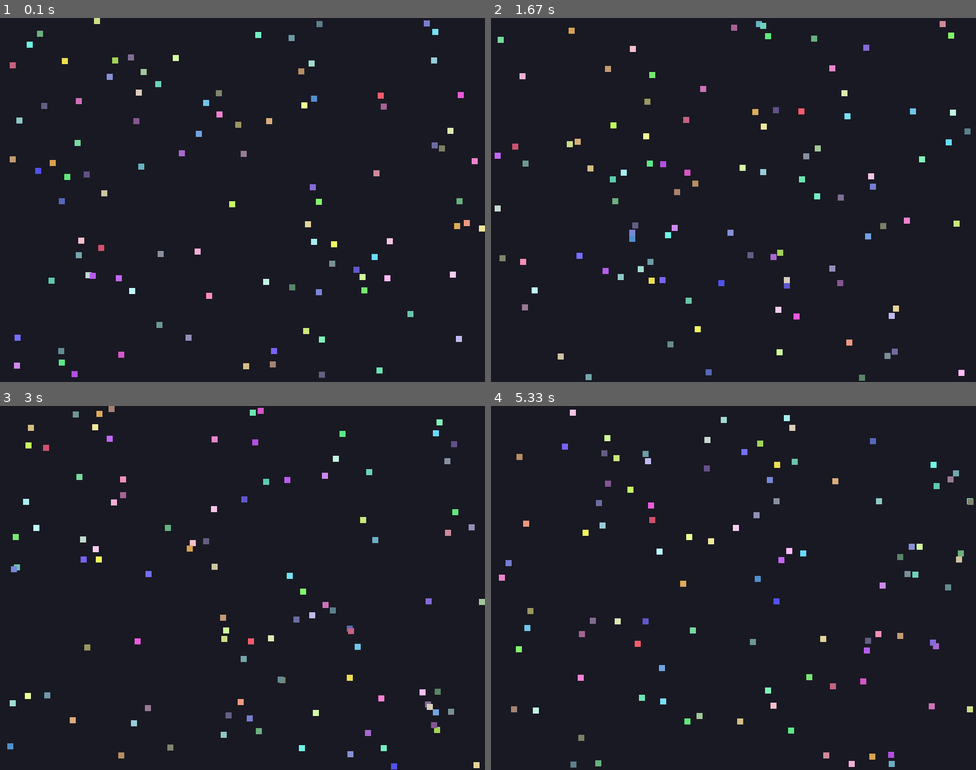
Above: before the commit, frames 1-4 (two rows, left to right).
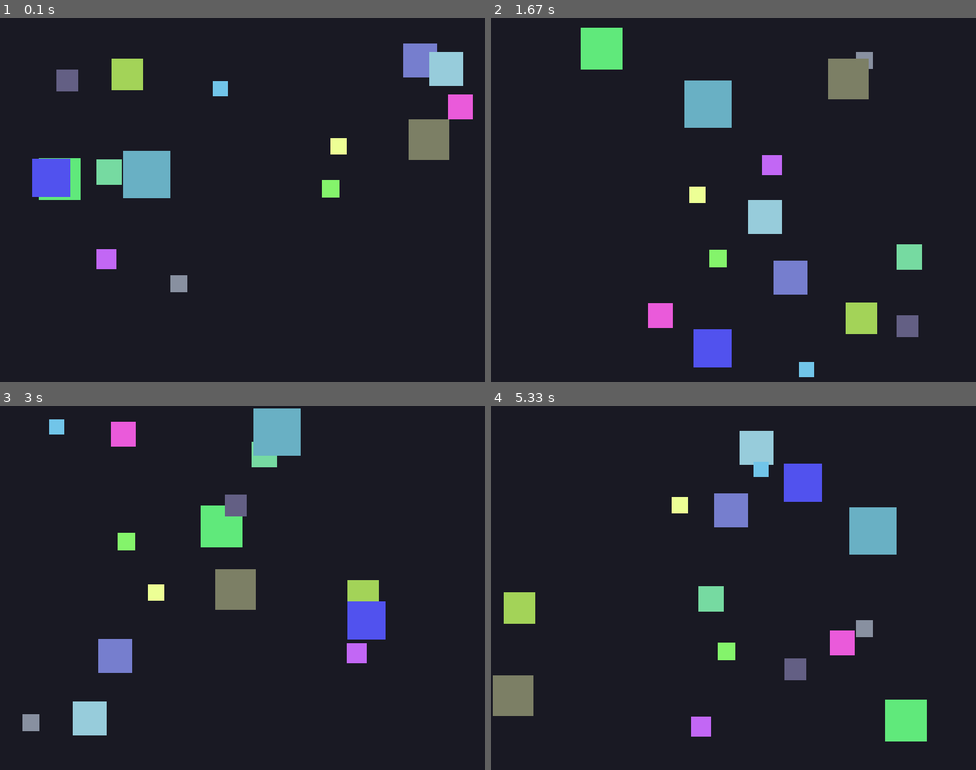
Above: after the commit, the same moments.

Repository: AbdullahSalman1/lab8-pygame
Game: pygame game, started from main_dict.py
Two runs of this game, one before a commit and one after it. Both use one fixed random seed, a clock stepped at 60 frames per second and the inputs below.
Inputs:
- Up to frame 1 (0.1 s): no input
- Up to frame 2 (1.67 s): no input
- Up to frame 3 (3 s): no input
- Up to frame 4 (5.33 s): no input

The runs differ from the first frame. In frame 1, 8.7% of the frame differs, in the area x 2-100%, y 0-99%; in frame 2, 9.6%; in frame 3, 9.1%; in frame 4, 9.7%, in the area x 0-100%, y 1-100%.

Commit message:
Implement different box sizes and speeds based on their size. Smaller boxes should move faster than larger ones. This will add more variety and challenge to the game, as players will need to react quickly to smaller, faster boxes while also managing larger, slower ones.

Diff:
--- a/main.py
+++ /dev/null
@@ -1,150 +0,0 @@
-"""Simple Pygame demo: 10 squares move randomly on a canvas.
-
-This file intentionally uses a "stubs + TODO" style so it is easy to extend.
-"""
-
-from __future__ import annotations
-
-import random
-from dataclasses import dataclass
-
-import pygame
-
-
-# Window and simulation constants
-WIDTH = 800
-HEIGHT = 600
-FPS = 60
-SQUARE_COUNT = 10
-SQUARE_SIZE = 25
-MAX_SPEED = 4
-BACKGROUND_COLOR = (25, 25, 35)
-
-
-@dataclass
-class Square:
-	"""Represents a moving square on the canvas."""
-
-	x: float
-	y: float
-	vx: float
-	vy: float
-	size: int
-	color: tuple[int, int, int]
-
-
-def random_color() -> tuple[int, int, int]:
-	"""Return a random RGB color.
-
-	TODO: Add a palette system (e.g., pastel-only or high-contrast colors).
-	"""
-	return (
-		random.randint(80, 255),
-		random.randint(80, 255),
-		random.randint(80, 255),
-	)
-
-
-def create_square() -> Square:
-	"""Create one square with random position and velocity.
-
-	TODO: Avoid initial overlap between squares.
-	"""
-	size = SQUARE_SIZE
-	x = random.uniform(0, WIDTH - size)
-	y = random.uniform(0, HEIGHT - size)
-
-	# Ensure non-zero velocity to avoid static squares.
-	vx = random.choice([-1, 1]) * random.uniform(1, MAX_SPEED)
-	vy = random.choice([-1, 1]) * random.uniform(1, MAX_SPEED)
-
-	return Square(x=x, y=y, vx=vx, vy=vy, size=size, color=random_color())
-
-
-def create_squares(count: int) -> list[Square]:
-	"""Create a list of moving squares.
-
-	TODO: Accept parameters for count/size/speed from user input.
-	"""
-	return [create_square() for _ in range(count)]
-
-
-def update_square(square: Square) -> None:
-	"""Update position and bounce on window edges.
-
-	TODO: Add acceleration, friction, or randomized direction changes over time.
-	"""
-	square.x += square.vx
-	square.y += square.vy
-
-	# Horizontal bounce
-	if square.x <= 0:
-		square.x = 0
-		square.vx *= -1
-	elif square.x + square.size >= WIDTH:
-		square.x = WIDTH - square.size
-		square.vx *= -1
-
-	# Vertical bounce
-	if square.y <= 0:
-		square.y = 0
-		square.vy *= -1
-	elif square.y + square.size >= HEIGHT:
-		square.y = HEIGHT - square.size
-		square.vy *= -1
-
-
-def draw_square(screen: pygame.Surface, square: Square) -> None:
-	"""Draw a square to the screen.
-
-	TODO: Add optional border/shadow to improve visual style.
-	"""
-	pygame.draw.rect(
-		screen,
-		square.color,
-		pygame.Rect(int(square.x), int(square.y), square.size, square.size),
-	)
-
-
-def handle_events() -> bool:
-	"""Process events. Return False to quit.
-
-	TODO: Add controls (pause/resume, reset, speed up/down).
-	"""
-	for event in pygame.event.get():
-		if event.type == pygame.QUIT:
-			return False
-	return True
-
-
-def run() -> None:
-	"""Run the animation loop.
-
-	TODO: Split setup and loop into separate modules for larger projects.
-	"""
-	pygame.init()
-	screen = pygame.display.set_mode((WIDTH, HEIGHT))
-	pygame.display.set_caption("10 Random Moving Squares")
-	clock = pygame.time.Clock()
-
-	squares = create_squares(SQUARE_COUNT)
-
-	running = True
-	while running:
-		running = handle_events()
-
-		for square in squares:
-			update_square(square)
-
-		screen.fill(BACKGROUND_COLOR)
-		for square in squares:
-			draw_square(screen, square)
-
-		pygame.display.flip()
-		clock.tick(FPS)
-
-	pygame.quit()
-
-
-if __name__ == "__main__":
-	run()
--- a/main_dict.py
+++ b/main_dict.py
@@ -14,9 +14,10 @@
 WIDTH = 800
 HEIGHT = 600
 FPS = 60
-SQUARE_COUNT = 100
-SQUARE_SIZE = 10
-MAX_SPEED = 4
+SQUARE_COUNT = 15
+MIN_SIZE = 20
+MAX_SIZE = 80
+MAX_SPEED = 8  # Increase max speed for small boxes
 BACKGROUND_COLOR = (25, 25, 35)
 
 
@@ -43,11 +44,14 @@
 
     TODO: Prevent squares from spawning on top of each other.
     """
-    size = SQUARE_SIZE
+    size = random.randint(MIN_SIZE, MAX_SIZE)
     x = random.uniform(0, WIDTH - size)
     y = random.uniform(0, HEIGHT - size)
-    vx = random.choice([-1, 1]) * random.uniform(1, MAX_SPEED)
-    vy = random.choice([-1, 1]) * random.uniform(1, MAX_SPEED)
+    # Speed inversely proportional to size (smaller = faster, bigger = slower)
+    # Scale so min size gets MAX_SPEED, max size gets min speed (e.g., 1)
+    speed = ((MAX_SIZE - size) / (MAX_SIZE - MIN_SIZE)) * (MAX_SPEED - 1) + 1
+    vx = random.choice([-1, 1]) * speed
+    vy = random.choice([-1, 1]) * speed
 
     return {
         "x": x,
Not shown, changed: JOURNAL.md
Not shown, removed: prompts_history.md
